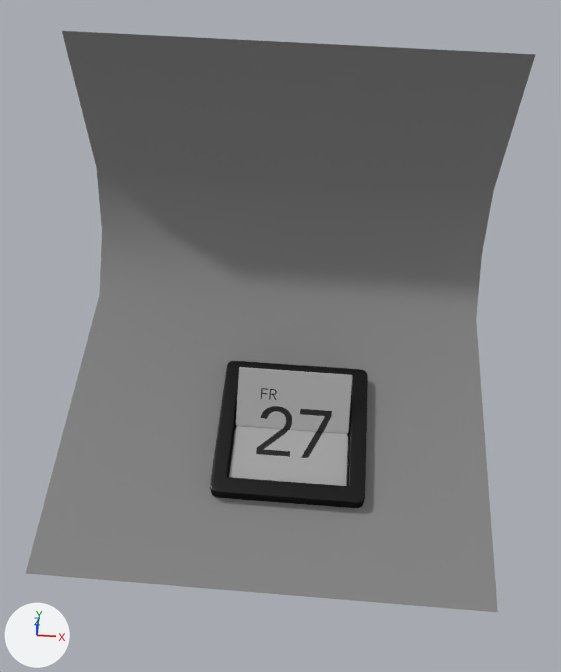
What one commit did to the Blender file apps/src/calendar.blend.
Camera for both pictures: a camera (50 mm lens) standing at (0.67, -6.66, 13.76) and looking at (0.07, 0.78, 2.77). The lights are fixed; the arrows at lower left show +X, +Y and +Z.
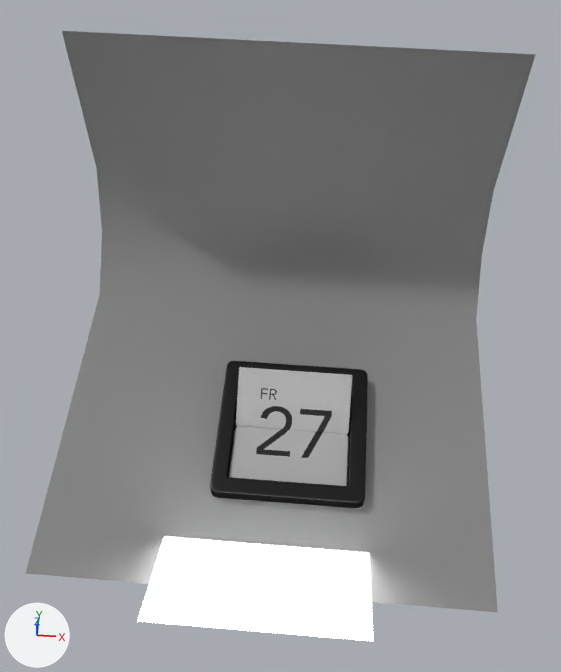
Commit message: / ‘apps/src/calendar.blend’ / ‘apps/src/calendar.blend1’

Pixel boxes (x1, y1, x2, y2) of what changed, in the pictures (561 x 672 px):
'Plane.004', moved, turned, rescaled (not visible before)
    after: (137, 537, 374, 641)

What changed in the scene script:
```text
Change ob_plane_004:
    ob_plane_004.location: (-0.37, -1.23, -0.75) -> (-0.33, -2.41, 0.81)
    ob_plane_004.rotation_euler: (0.0, 0.0, 0.0) -> (-0.557, 0.0, 0.0)  # degrees (0, 0, 0) -> degrees (-32, 0, 0)
    ob_plane_004.scale: (6.09, 1.0, 1.0) -> (10.1, 1.66, 1.66)
```
